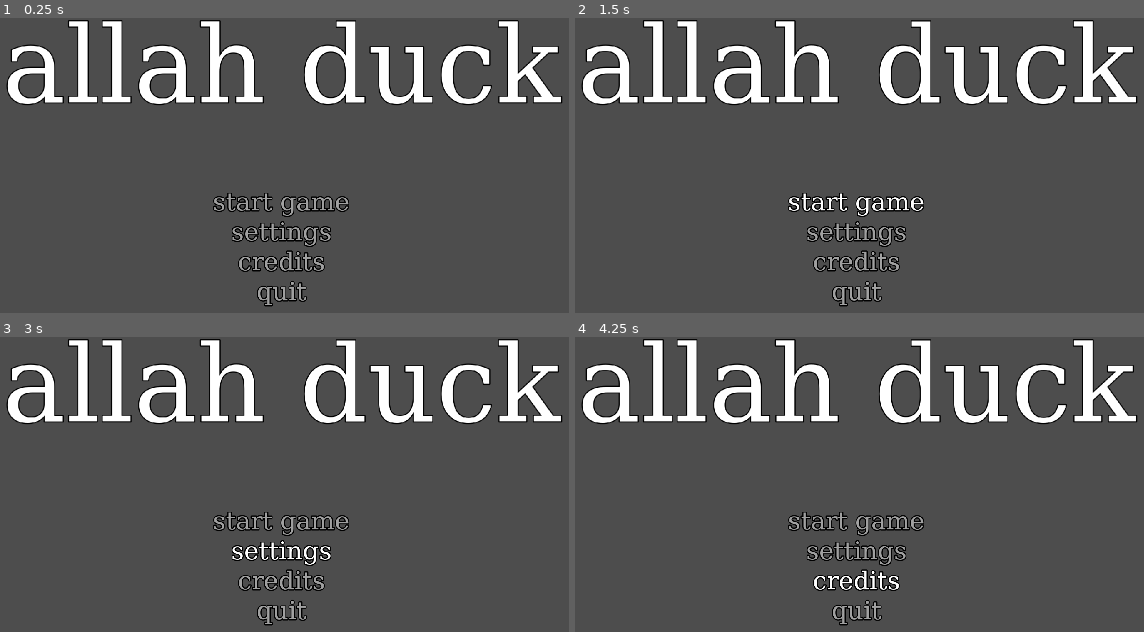
Above: before the commit, frames 1-4 (two rows, left to right).
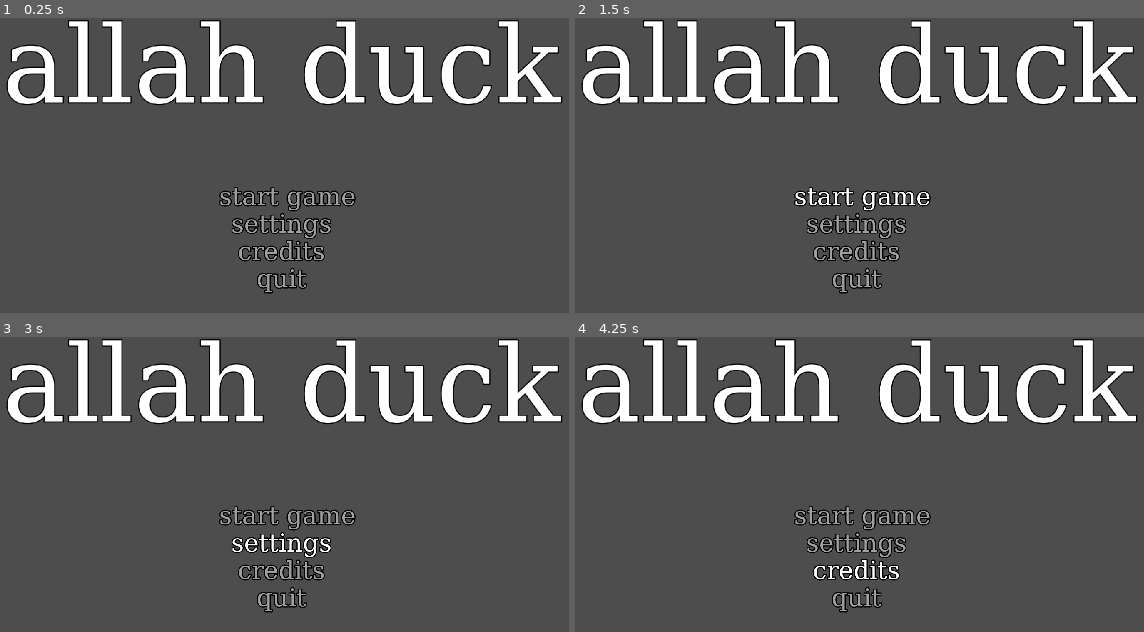
Above: after the commit, the same moments.

Repository: Canapca/NukeDuck
Game: Godot game, scene res://MainMenu/control.tscn
Same seed, same stepped clock (60 frames per second), same inputs: the game is played once before the commit and once after it. This scene is started directly instead of the project's main scene.
Inputs:
- Up to frame 1 (0.25 s): no input
- Up to frame 2 (1.5 s): click "start game" at 0.5 s; click "start game" at 1.25 s
- Up to frame 3 (3 s): click "start game" at 2 s; click "settings" at 2.75 s
- Up to frame 4 (4.25 s): click "credits" at 3.5 s

The runs differ from the first frame. In frame 1, 3.7% of the frame differs, in the area x 37-63%, y 57-98%; in frame 2, 3.7%; in frame 3, 3.8%; in frame 4, 3.8%.

Commit message:
even MORE menu changed ~Canapca 2025

Diff:
--- a/nukeyducky/MainMenu/control.tscn
+++ b/nukeyducky/MainMenu/control.tscn
@@ -98,10 +98,10 @@
 
 [node name="Button" type="Button" parent="."]
 layout_mode = 0
-offset_left = 785.0
+offset_left = 810.0
 offset_top = 400.0
-offset_right = 1135.0
-offset_bottom = 491.0
+offset_right = 1110.0
+offset_bottom = 466.0
 focus_mode = 0
 theme = ExtResource("1_k3u3f")
 text = "start game"
@@ -110,9 +110,9 @@
 
 [node name="Button" type="Button" parent="Button"]
 layout_mode = 0
-offset_top = 72.0
-offset_right = 350.0
-offset_bottom = 163.0
+offset_top = 66.0
+offset_right = 300.0
+offset_bottom = 132.0
 focus_mode = 0
 theme = SubResource("Theme_eh0v1")
 text = "settings"
@@ -121,9 +121,9 @@
 
 [node name="Button" type="Button" parent="Button/Button"]
 layout_mode = 0
-offset_top = 72.0
-offset_right = 350.0
-offset_bottom = 163.0
+offset_top = 66.0
+offset_right = 300.0
+offset_bottom = 132.0
 focus_mode = 0
 theme = SubResource("Theme_eh0v1")
 text = "credits"
@@ -132,9 +132,9 @@
 
 [node name="Button" type="Button" parent="Button/Button/Button"]
 layout_mode = 0
-offset_top = 72.0
-offset_right = 350.0
-offset_bottom = 163.0
+offset_top = 66.0
+offset_right = 300.0
+offset_bottom = 132.0
 focus_mode = 0
 theme = SubResource("Theme_eh0v1")
 text = "quit"
--- a/nukeyducky/MainMenu/exit.gd
+++ b/nukeyducky/MainMenu/exit.gd
@@ -1 +1,4 @@
 extends Button
+
+func _pressed() -> void:
+	get_tree().quit(0)
